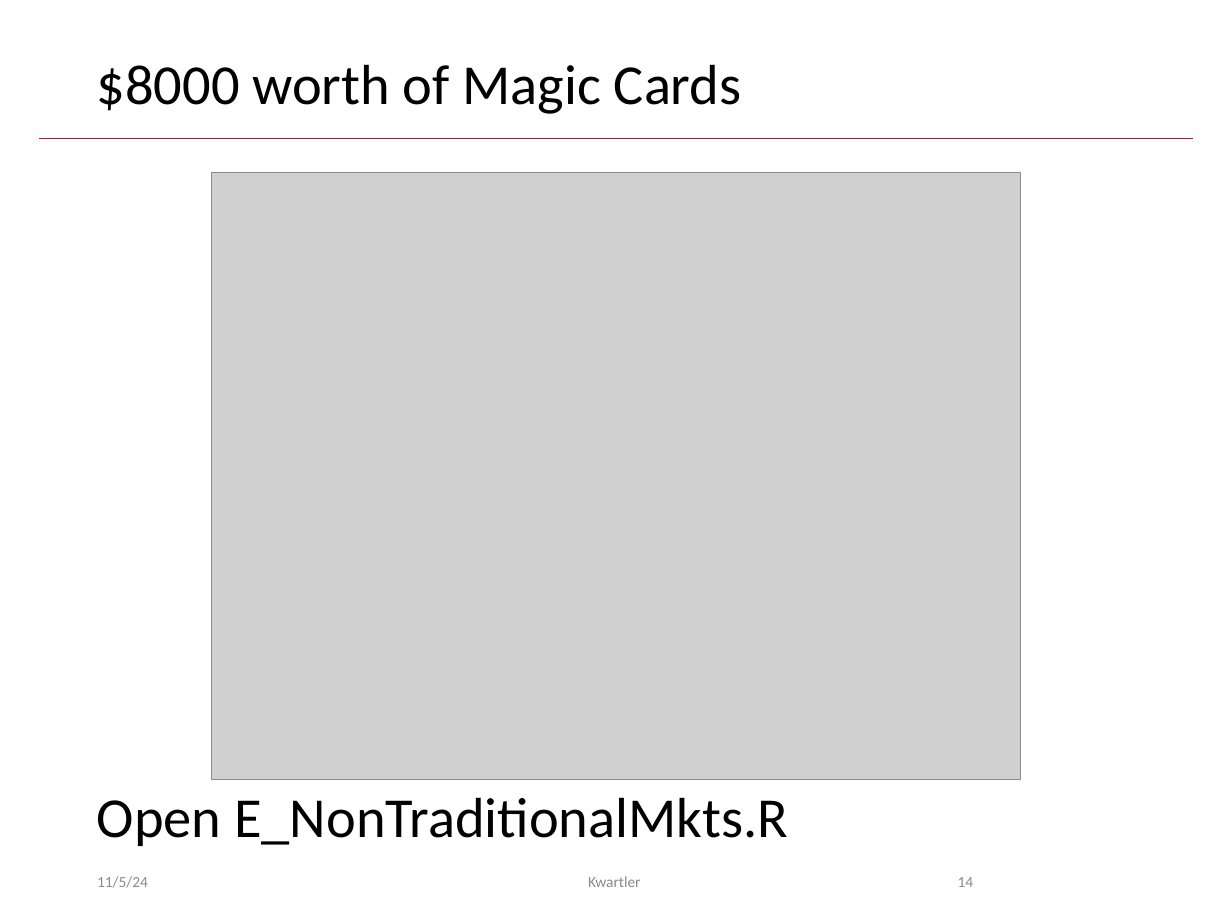
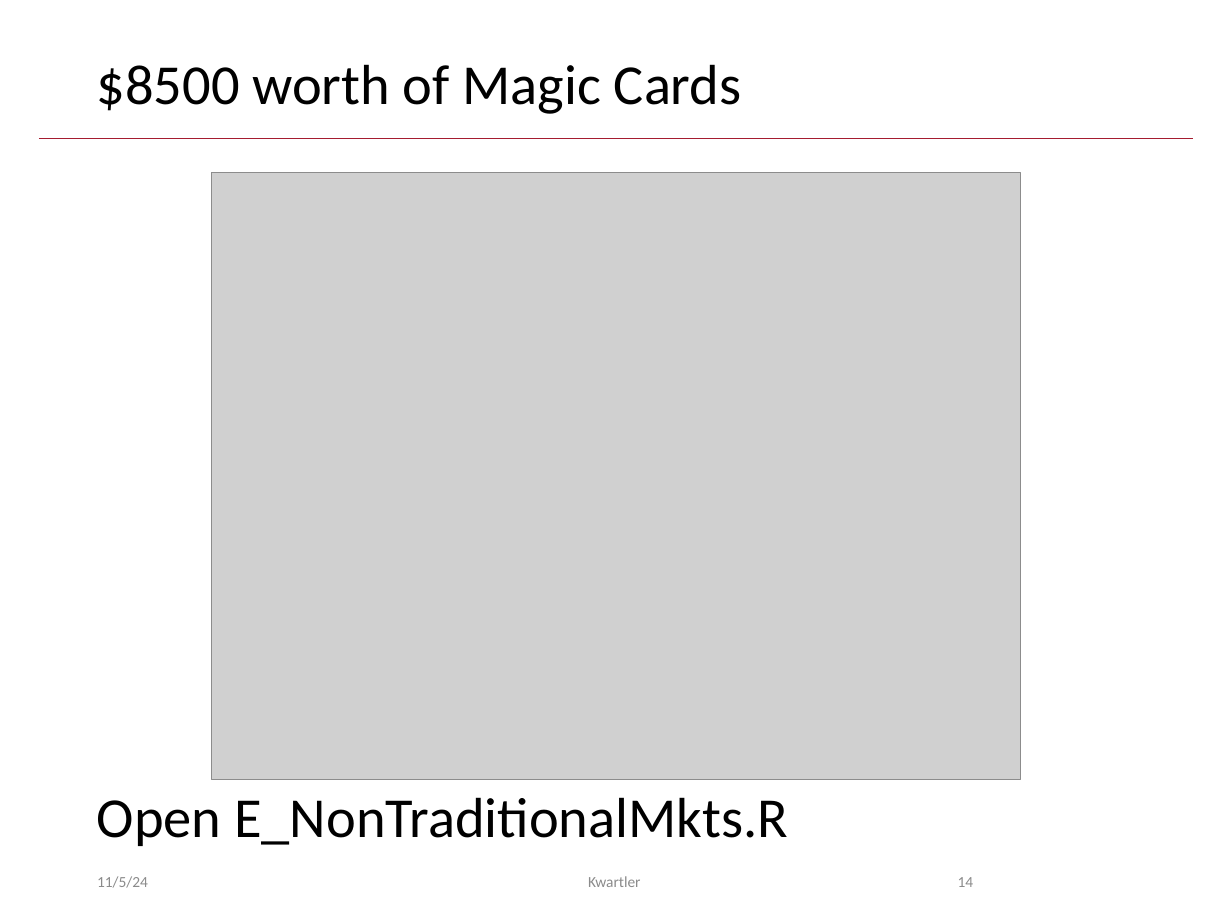
Before and after one commit to kwartler/Vienna_24, a slide deck: slide 14 of Fall_2024/day1/E_NonTraditionalMkts.pptx. Drawn at 1232x924 pixels with LibreOffice and Linux fonts; fonts in the diff are those of the drawing; grey boxes stand for pictures. Boxes give left, top, right and bottom in pixels: in the first picture for what was removed or moved away, otherwise in the second. Text is boxed around its words. In the diff, an @@ line names an element or a change of style, - is before the commit and + after.

```diff
--- a/Fall_2024/day1/E_NonTraditionalMkts.pptx
+++ b/Fall_2024/day1/E_NonTraditionalMkts.pptx
@@ title at bbox=[97, 64, 742, 114]: text changed @@
-$8000 worth of Magic Cards
+$8500 worth of Magic Cards
```
Also in this commit, not shown: 2 other files.
